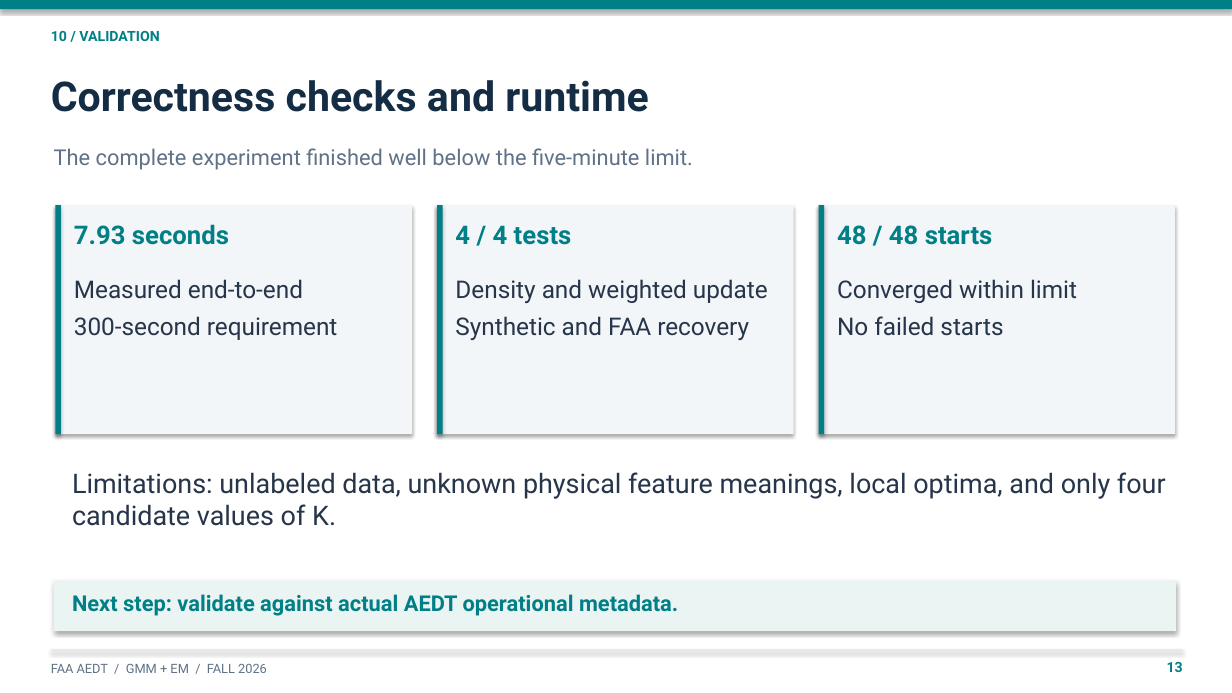
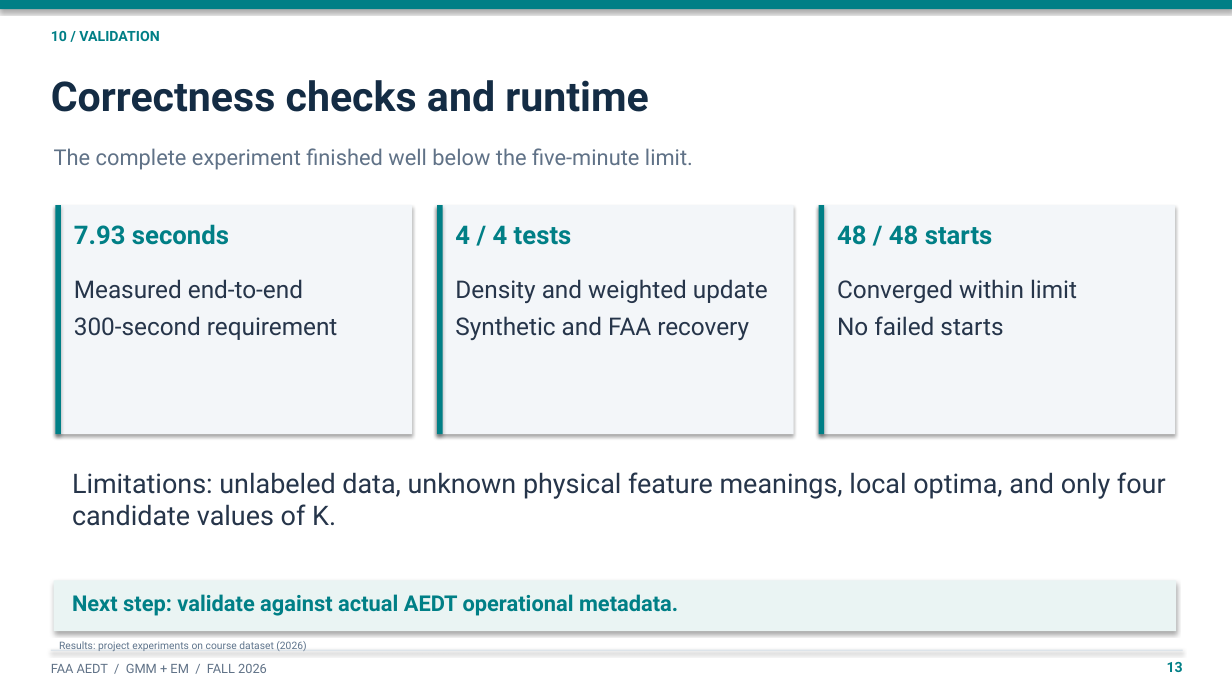
Before and after one commit to sayenooo/gmm-with-em-project, a slide deck: slide 13 of FAA_GMM_EM_presentation.pptx. Drawn at 1232x693 pixels with LibreOffice and Linux fonts; fonts in the diff are those of the drawing. Boxes give left, top, right and bottom in pixels: in the first picture for what was removed or moved away, otherwise in the second. Text is boxed around its words. In the diff, an @@ line names an element or a change of style, - is before the commit and + after.

Commit message:
docs: add verified academic sources and accurate AI disclosure
- Cite the EM paper, Bishop textbook, AIC/BIC originals and official FAA AEDT site
- Map reference claims to each part of the presentation and project
- Separate citations and AI disclosure into dedicated closing slides
- Include reproducible step-by-step validation instructions
- Preserve truthful project provenance and unfilled student work details
- Keep the 16-slide presentation timed to 15 minutes

```diff
--- a/FAA_GMM_EM_presentation.pptx
+++ b/FAA_GMM_EM_presentation.pptx
@@ text added at (59, 641, 306, 651), 8 pt, text #5D738B @@
+Results: project experiments on course dataset (2026)
```
Also in this commit, not shown: 7 other slides changed, 2 slides added, 1 slide removed, 5 other files.
